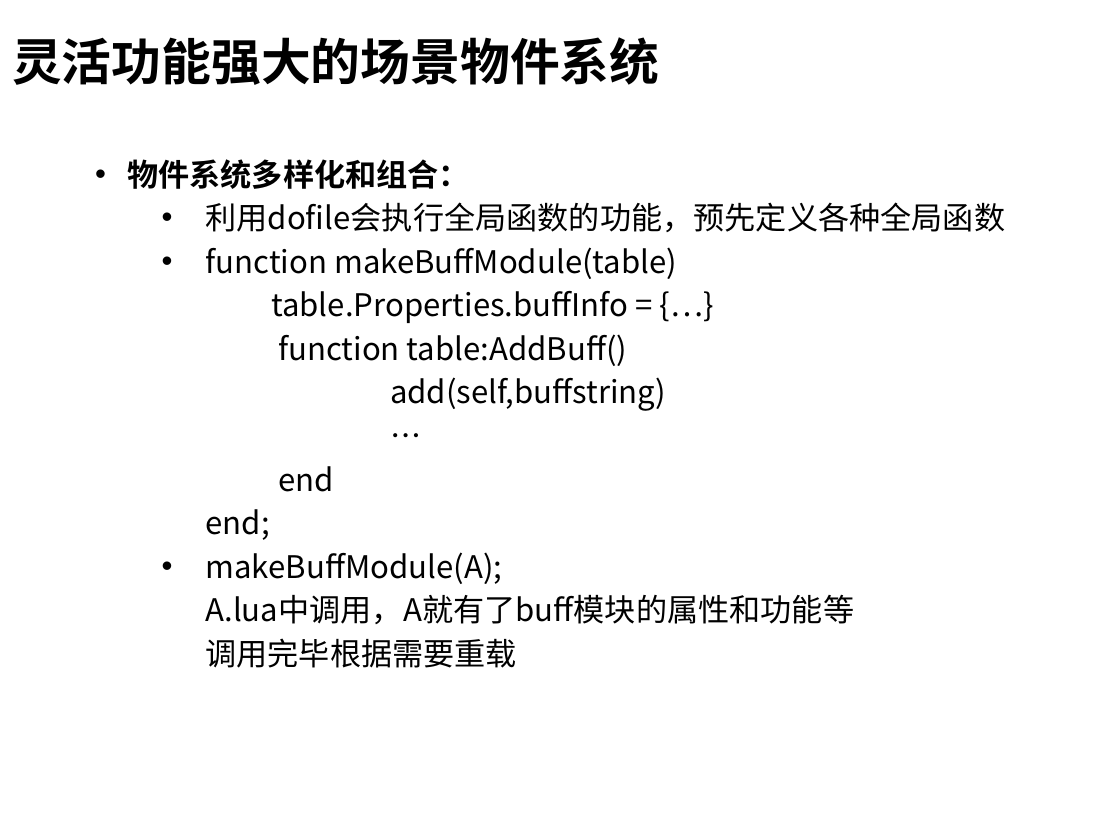
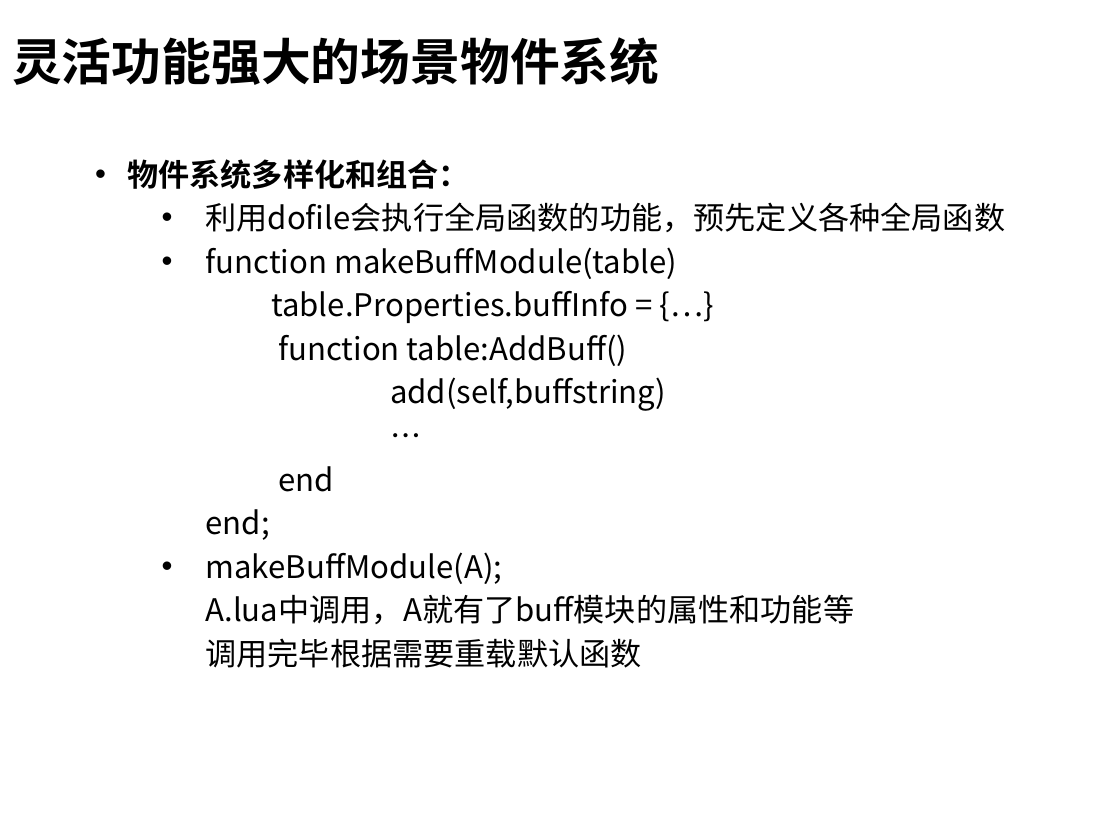
Before and after one commit to henryfung01/StreetFighter, a slide deck: slide 12 of Doc/whitebai.pptx. Drawn at 1120x840 pixels with LibreOffice and Linux fonts; fonts in the diff are those of the drawing; background and template pictures are left out. Boxes give left, top, right and bottom in pixels: in the first picture for what was removed or moved away, otherwise in the second. Text is boxed around its words. In the diff, an @@ line names an element or a change of style, - is before the commit and + after.

```diff
--- a/Doc/whitebai.pptx
+++ b/Doc/whitebai.pptx
@@ text at <box>205,638,641,668</box>: text changed @@
-  调用完毕根据需要重载
+  调用完毕根据需要重载默认函数
```
Also in this commit, not shown: 3 other slides changed, 1 slide added, 2 other files.
